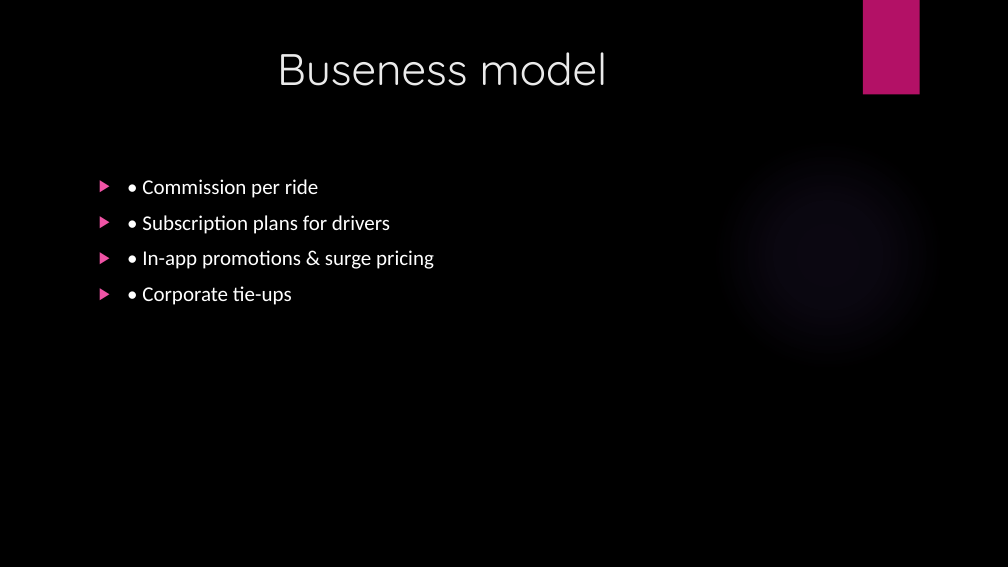
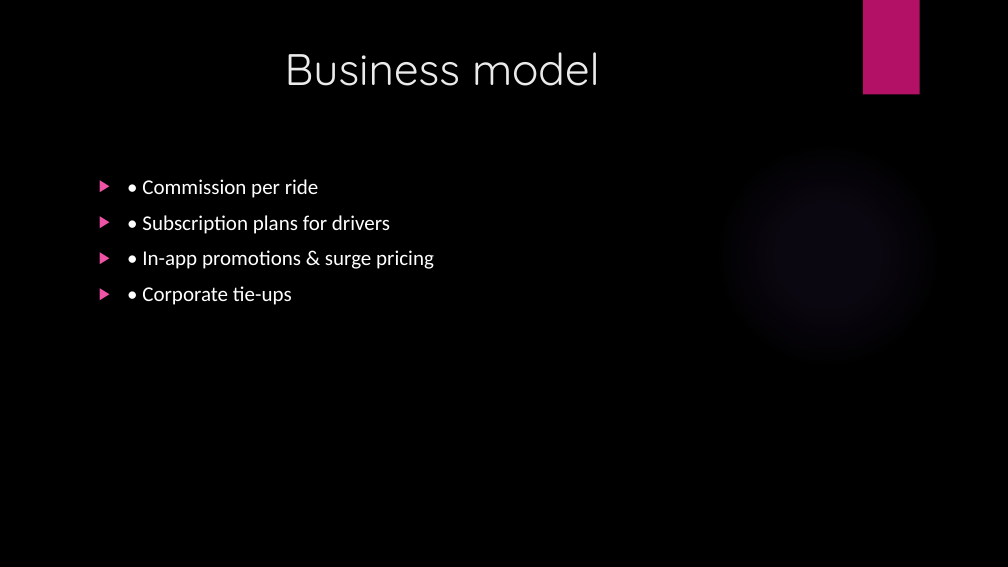
Before and after one commit to RamishCodes/Ramishportfolio, a slide deck: slide 13 of App Proposal.pptx. Drawn at 1008x567 pixels with LibreOffice and Linux fonts; fonts in the diff are those of the drawing; background and template pictures are left out. Boxes give left, top, right and bottom in pixels: in the first picture for what was removed or moved away, otherwise in the second. Text is boxed around its words. In the diff, an @@ line names an element or a change of style, - is before the commit and + after.

```diff
--- a/App Proposal.pptx
+++ b/App Proposal.pptx
@@ title at (285, 52, 600, 86): text changed @@
-Buseness model
+Business model
```
Also in this commit, not shown: 3 other slides changed.
